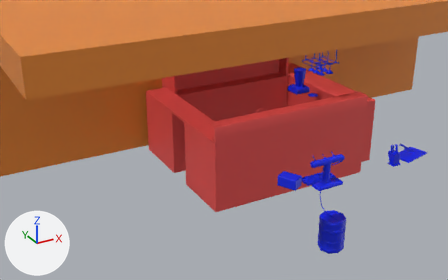
A saved change to the FBX model Assets/Props/Bar/Bar Final.fbx.
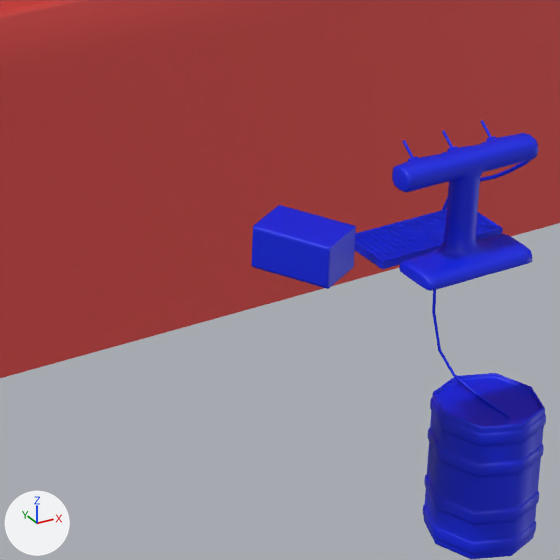
Old and new are each drawn from a 50 mm lens placed at (-5.37, -8.31, 4.74), pointed at (-2.11, -2.38, 1.78) and again close up on the part from 49% to 78% of the width and 44% to 91% of the height. The axes (+X, +Y, +Z) are drawn at lower left. The lights are the same throughout. The older version's two pictures come first. Where no turn or scale is listed for an object, it has been applied to the vertices.

Script lines for the objects in view, before the commit:
```python
me_béziercurve_003 = bpy.data.meshes.new('BézierCurve.003')
me_béziercurve_003.from_pydata(...)  # 64 vertices, 60 faces; spans x -0.735..-0.644, y -0.91..-0.514, z 0.473..1.452
me_béziercurve_003.materials.append(mat_bar_smalls)  # blue #0021e7
me_cube_047 = bpy.data.meshes.new('Cube.047')
me_cube_047.from_pydata(...)  # 2376 vertices, 3054 faces; spans x -1.171..-0.736, y -0.83..-0.65, z 1.125..1.154
me_cube_047.materials.append(mat_bar_smalls)  # blue #0021e7
me_cube_163 = bpy.data.meshes.new('Cube.163')
me_cube_163.from_pydata(...)  # 578 vertices, 548 faces; spans x -1.57..1.67, y -1.14..1.64, z 0.0..1.38
me_cube_163.materials.append(mat_bar_wood)  # red #e74f4c
ob_bar_front = bpy.data.objects.new('Bar Front', me_cube_163)
ob_bar_front.location = (0.0, 0.0, 0.0)
ob_beer_waste = bpy.data.objects.new('Beer waste', me_cube_047)
ob_beer_waste.location = (0.0, -2.0, 0.0)
ob_béziercurve = bpy.data.objects.new('BézierCurve', me_béziercurve_003)
ob_béziercurve.location = (0.0, -2.0, 0.0)
# also in view: 'Beer tap.003' at (-0.95, -2.89, 1.32); 'Beer Keg' at (-0.65, -2.73, 0.25); 'Tissue Box' at (-1.36, -2.71, 1.2)
```
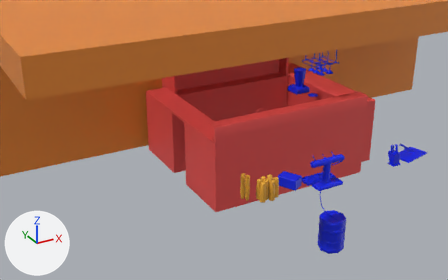
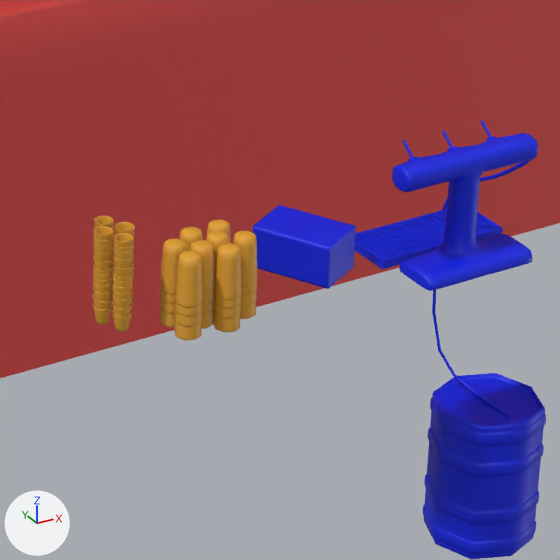
Commit message: new bar

Location of each change, [x1, y1, x2, y2] in pixels of the close-ups (560 x 560 px):
'Tall Glass.007', added (orange)
    after: [159, 219, 257, 340]
'Shot Glass.004', added (orange)
    after: [93, 216, 135, 332]

What the commit changed:
Material 'Drinks' (mat_drinks) is new.
Its base color is (0.8, 0.384, 0.0344) (orange #e7a734).
Mesh me_cube_182 is new.
It has 6624 vertices, 6528 faces and spans x -0.059..0.061, y -0.085..0.085, z 0.0..0.286.
It uses material mat_drinks (orange #e7a734).
Mesh me_cube_170_1 is new.
It has 4416 vertices, 4352 faces and spans x -0.124..0.15, y -0.113..0.099, z 0.0..0.248.
It uses material mat_drinks (orange #e7a734).
Object 'Shot Glass.004' (ob_shot_glass_004) is new; it shows me_cube_182.
Its location is (-2.012, -2.718, 1.129).
Object 'Tall Glass.007' (ob_tall_glass_007) is new; it shows me_cube_170_1.
Its location is (-1.778, -2.818, 1.123).
